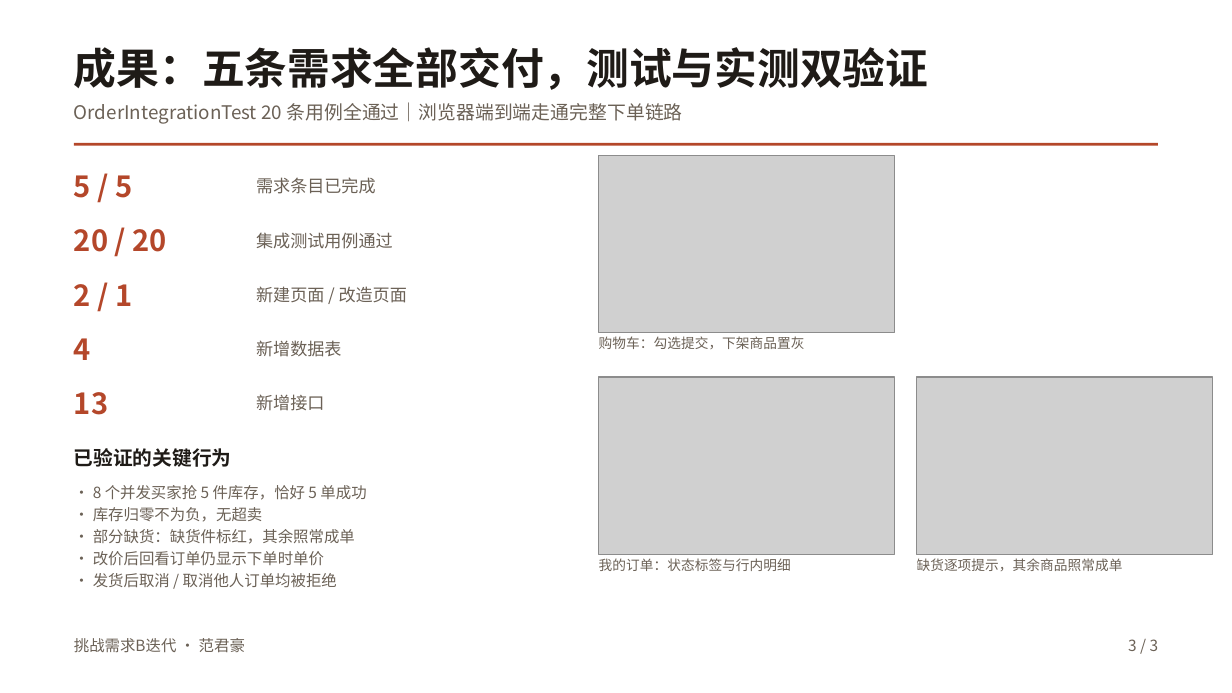
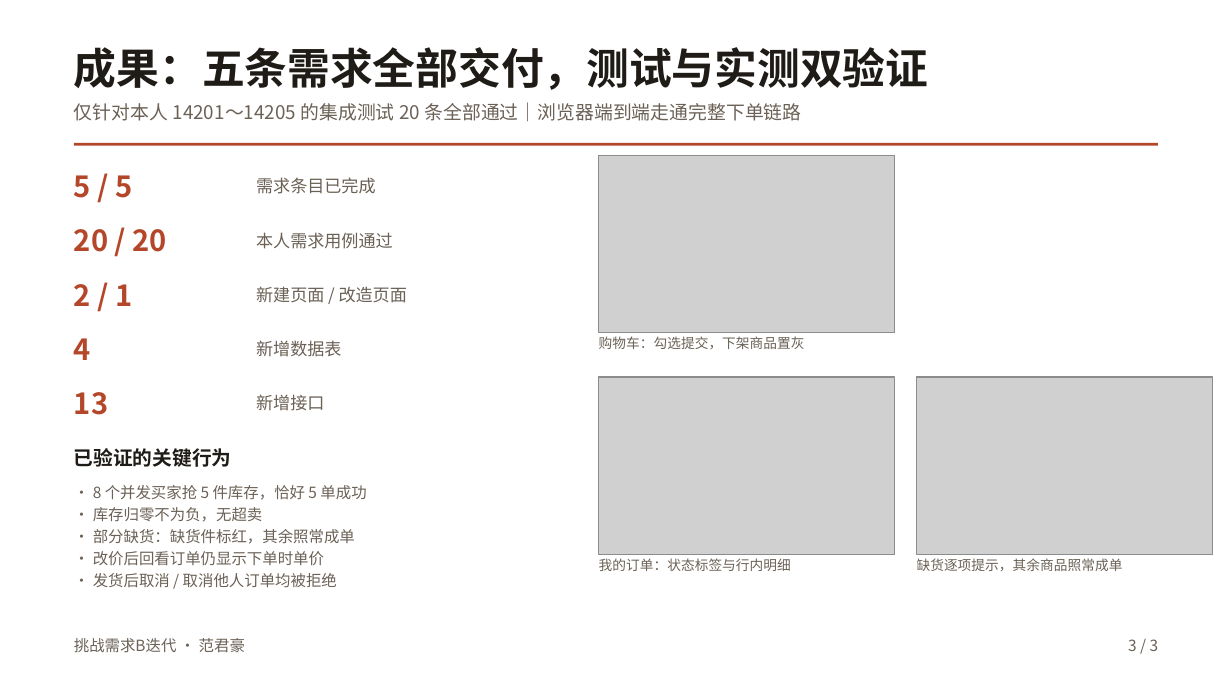
Before and after one commit to hds556/se-course-project, a slide deck: slide 3 of 成果物/范君豪/汇报PPT/挑战需求B迭代汇报-范君豪.pptx. Drawn at 1232x693 pixels with LibreOffice and Linux fonts; fonts in the diff are those of the drawing; grey boxes stand for pictures. Boxes give left, top, right and bottom in pixels: in the first picture for what was removed or moved away, otherwise in the second. Text is boxed around its words. In the diff, an @@ line names an element or a change of style, - is before the commit and + after.

```diff
--- a/成果物/范君豪/汇报PPT/挑战需求B迭代汇报-范君豪.pptx
+++ b/成果物/范君豪/汇报PPT/挑战需求B迭代汇报-范君豪.pptx
@@ text at box(74, 102, 801, 121): text changed @@
-OrderIntegrationTest 20 条用例全通过｜浏览器端到端走通完整下单链路
+仅针对本人 14201～14205 的集成测试 20 条全部通过｜浏览器端到端走通完整下单链路
@@ text at box(256, 232, 392, 249): text changed @@
-集成测试用例通过
+本人需求用例通过
```
Also in this commit, not shown: 2 other files.
